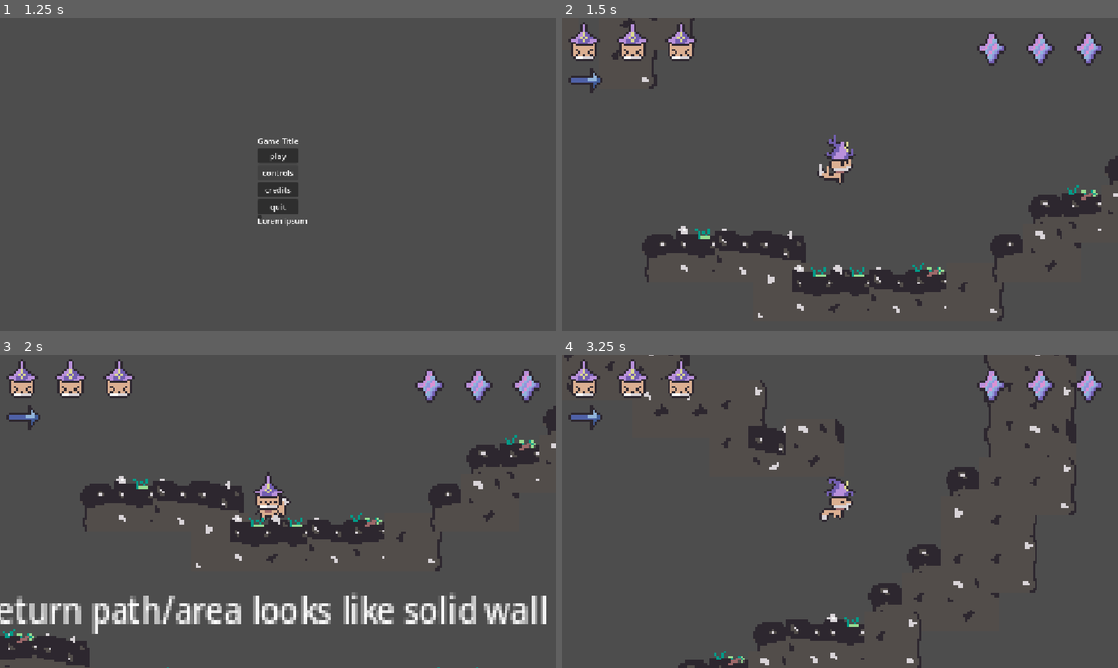
Above: before the commit, frames 1-4 (two rows, left to right).
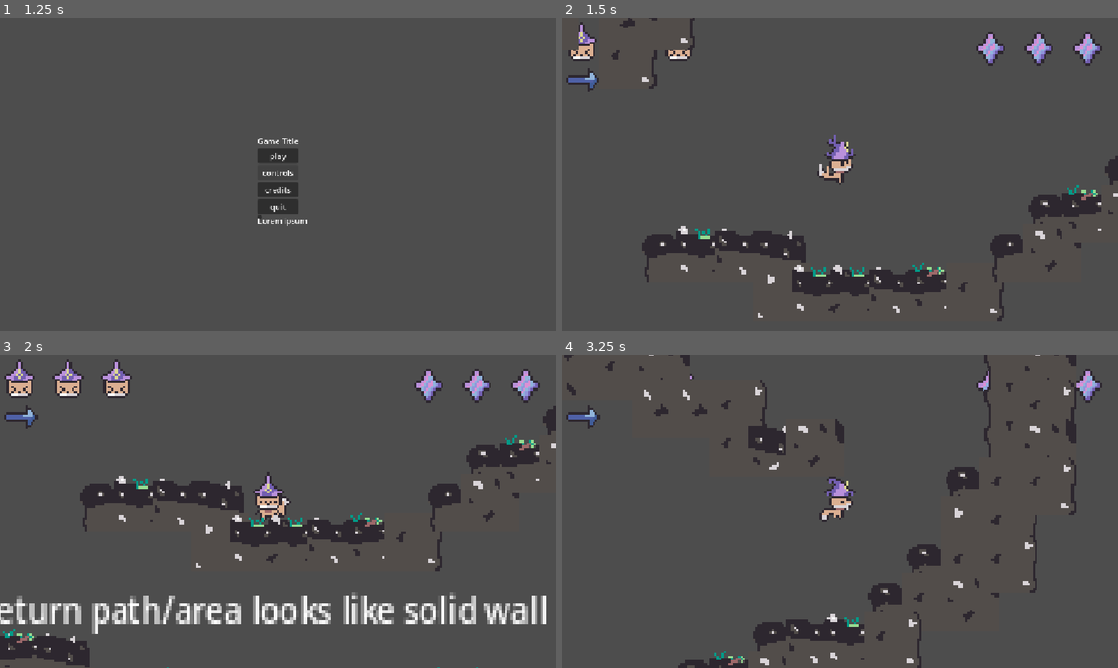
Above: after the commit, the same moments.

Repository: Astral-Scribe/Jame-Gam-Game-Jam-Game
Game: Godot game, scene res://scenes/main_menu.tscn
Same seed, same stepped clock (60 frames per second), same inputs: the game is played once before the commit and once after it.
Inputs (mouse positions are in pixels of both pictures, inside the frame that each line leads up to):
- Up to frame 1 (1.25 s): click "controls" at 0.5 s
- Up to frame 2 (1.5 s): click "play" at 1.25 s
- Up to frame 3 (2 s): no input
- Up to frame 4 (3.25 s): tap Enter at 2 s; move the mouse to (962, 495) at 2.02 s; hold D (move_right) from 2.03 s (still down); tap Shift (dash) at 2.1 s; click (962, 495) at 2.17 s; tap Space (jump) at 2.27, 3.02 s; move the mouse to (728, 527) at 2.77 s; tap H (heal) at 2.85 s

Frame 1 is identical in both runs. In frame 2, 1.8% of the frame differs, in the area x 0-98%, y 1-24%; in frame 3, 1.5%; in frame 4, 2.1%.

Commit message:
setup pause menu

Diff:
--- a/game/project.godot
+++ b/game/project.godot
@@ -51,6 +51,12 @@
 "events": [Object(InputEventKey,"resource_local_to_scene":false,"resource_name":"","device":-1,"window_id":0,"alt_press …(192 unchanged characters)…
 ]
 }
+pause={
+"deadzone": 0.2,
+"events": [Object(InputEventKey,"resource_local_to_scene":false,"resource_name":"","device":16,"window_id":0,"alt_pressed":false,"shift_pressed":false,"ctrl_pressed":false,"meta_pressed":false,"pressed":false,"keycode":4194305,"physical_keycode":0,"key_label":0,"unicode":0,"location":0,"echo":false,"script":null)
+, Object(InputEventKey,"resource_local_to_scene":false,"resource_name":"","device":-1,"window_id":0,"alt_pressed":false,"shift_pressed":false,"ctrl_pressed":false,"meta_pressed":false,"pressed":false,"keycode":80,"physical_keycode":0,"key_label":0,"unicode":112,"location":0,"echo":false,"script":null)
+]
+}
 
 [layer_names]
 
--- a/game/scenes/level.tscn
+++ b/game/scenes/level.tscn
@@ -4,6 +4,7 @@
 [ext_resource type="Texture2D" uid="uid://0lmpb74ep317" path="res://assets/tilesheets/ground.png" id="2_w7c3h"]
 [ext_resource type="Texture2D" uid="uid://jl6pailosdlv" path="res://assets/tilesheets/cave.png" id="3_mx8sn"]
 [ext_resource type="PackedScene" uid="uid://clvrgbh0rwl5w" path="res://scenes/enemy_wolf.tscn" id="3_w8frs"]
+[ext_resource type="PackedScene" uid="uid://dum2yw3icu1t0" path="res://scenes/pause_menu.tscn" id="6_2r41h"]
 
 [sub_resource type="TileSetAtlasSource" id="TileSetAtlasSource_w8frs"]
 texture = ExtResource("2_w7c3h")
@@ -84,7 +85,16 @@
 
 [node name="Node2D" type="Node2D" unique_id=805526005]
 
-[node name="CharacterBody2D" parent="." unique_id=524172200 instance=ExtResource("1_2q6dc")]
+[node name="CanvasLayer" type="CanvasLayer" parent="." unique_id=525147879]
+
+[node name="PauseMenu" parent="CanvasLayer" unique_id=2070311326 instance=ExtResource("6_2r41h")]
+anchors_preset = 0
+anchor_right = 0.0
+anchor_bottom = 0.0
+grow_horizontal = 1
+grow_vertical = 1
+
+[node name="Player" parent="." unique_id=524172200 instance=ExtResource("1_2q6dc")]
 scale = Vector2(1.0053492, 1)
 
 [node name="TileMapLayer" type="TileMapLayer" parent="." unique_id=23068655]
--- /dev/null
+++ b/game/scenes/pause_menu.tscn
@@ -0,0 +1,52 @@
+[gd_scene format=3 uid="uid://dum2yw3icu1t0"]
+
+[ext_resource type="Script" uid="uid://bswwd57842u04" path="res://scripts/pause_menu.gd" id="1_n87rw"]
+
+[node name="PauseMenu" type="Control" unique_id=2070311326]
+process_mode = 3
+layout_mode = 3
+anchors_preset = 15
+anchor_right = 1.0
+anchor_bottom = 1.0
+grow_horizontal = 2
+grow_vertical = 2
+script = ExtResource("1_n87rw")
+
+[node name="BackgroundDim" type="ColorRect" parent="." unique_id=1578939621]
+layout_mode = 1
+anchors_preset = 15
+anchor_right = 1.0
+anchor_bottom = 1.0
+grow_horizontal = 2
+grow_vertical = 2
+color = Color(0, 0, 0, 0.6509804)
+
+[node name="MenuContainer" type="VBoxContainer" parent="." unique_id=168719574]
+layout_mode = 1
+anchors_preset = 8
+anchor_left = 0.5
+anchor_top = 0.5
+anchor_right = 0.5
+anchor_bottom = 0.5
+offset_left = -56.0
+offset_top = -64.0
+offset_right = 56.0
+offset_bottom = 64.0
+grow_horizontal = 2
+grow_vertical = 2
+
+[node name="PauseTitle" type="Label" parent="MenuContainer" unique_id=236529201]
+layout_mode = 2
+text = "GAME PAUSED"
+
+[node name="ResumeButton" type="Button" parent="MenuContainer" unique_id=509649405]
+layout_mode = 2
+text = "Resume"
+
+[node name="ControlsButton" type="Button" parent="MenuContainer" unique_id=1892246584]
+layout_mode = 2
+text = "Controls"
+
+[node name="MainMenuButton" type="Button" parent="MenuContainer" unique_id=2130478138]
+layout_mode = 2
+text = "Main Menu"
--- a/game/scenes/playercontroller.tscn
+++ b/game/scenes/playercontroller.tscn
@@ -216,14 +216,6 @@
 position = Vector2(0, -6)
 sprite_frames = SubResource("SpriteFrames_wfsmp")
 animation = &"fall"
-
-[node name="Control" parent="." unique_id=1826159273 instance=ExtResource("7_w05ij")]
-z_index = 10
-offset_left = -102.0
-offset_top = -49.0
-offset_right = -102.0
-offset_bottom = -49.0
-scale = Vector2(0.997589, 1.0108423)
 
 [node name="hitandhurt" type="Area2D" parent="." unique_id=522365120]
 position = Vector2(-1.9999996, -5)
@@ -239,3 +231,9 @@
 
 [node name="InvincibilityTimer" type="Timer" parent="hitandhurt" unique_id=111175142]
 wait_time = 0.5
+
+[node name="Control" parent="." unique_id=220417034 instance=ExtResource("7_w05ij")]
+offset_left = -103.0
+offset_top = -49.0
+offset_right = -103.0
+offset_bottom = -49.0
--- /dev/null
+++ b/game/scripts/pause_menu.gd
@@ -0,0 +1,37 @@
+extends Control
+
+@onready var resume_button: Button = $MenuContainer/ResumeButton
+@onready var controls_button: Button = $MenuContainer/ControlsButton
+@onready var main_menu_button: Button = $MenuContainer/MainMenuButton
+
+func _ready() -> void:
+	visible = false
+
+	resume_button.pressed.connect(_on_resume_pressed)
+	controls_button.pressed.connect(_on_controls_pressed)
+	main_menu_button.pressed.connect(_on_main_menu_pressed)
+
+func _process(delta: float) -> void:
+	if Input.is_action_just_pressed("pause"):
+		if get_tree().paused:
+			unpause_game()
+		else:
+			pause_game()
+
+func pause_game() -> void:
+	visible = true
+	get_tree().paused = true
+
+func unpause_game() -> void:
+	visible = false
+	get_tree().paused = false
+
+func _on_resume_pressed() -> void:
+	unpause_game()
+
+func _on_controls_pressed() -> void:
+	pass #link to controls thing, make it a scene
+
+func _on_main_menu_pressed() -> void:
+	get_tree().paused = false
+	get_tree().change_scene_to_file("res://scenes/main_menu.tscn")
--- a/game/scripts/ui.gd
+++ b/game/scripts/ui.gd
@@ -15,7 +15,7 @@
 
 
 func _ready() -> void:
-	var player: CharacterBody2D = get_parent() as CharacterBody2D
+	var player: CharacterBody2D = $"../../Player"
 	if player:
 		if player.has_signal("dash_status_changed"):
 			player.dash_status_changed.connect(_on_player_dash_status_changed)
Not shown, added: game/scripts/pause_menu.gd.uid
